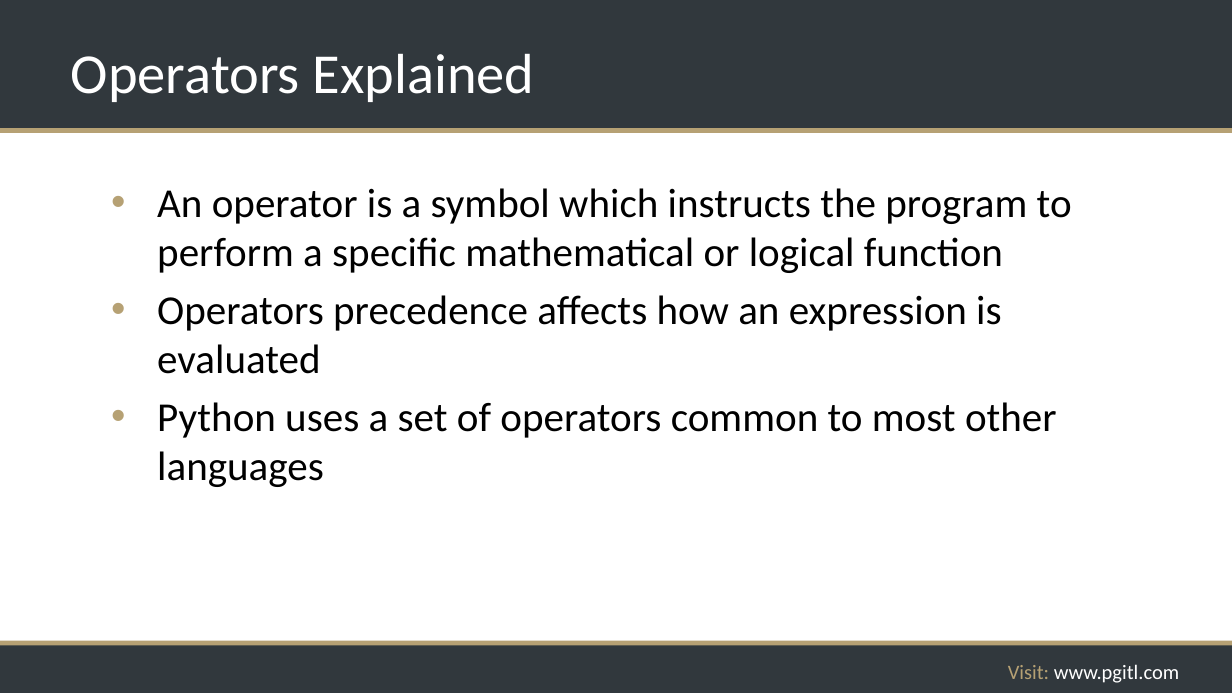
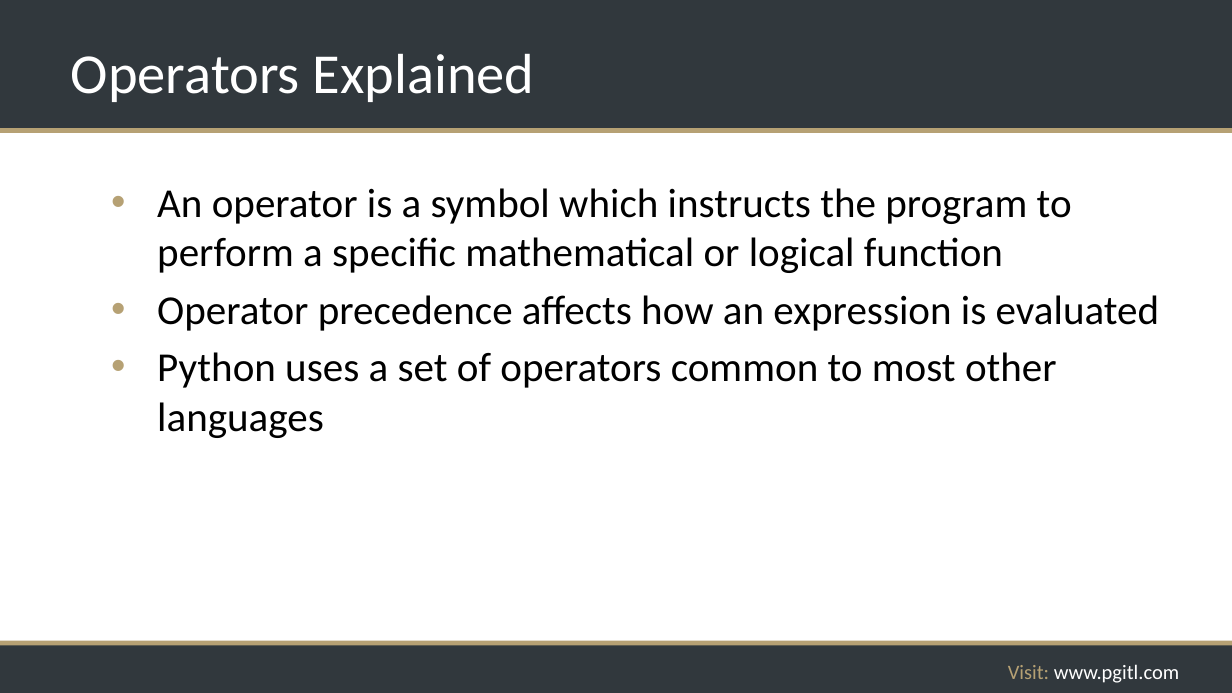
Before and after one commit to rikkouri/project-a, a slide deck: slide 76 of Programming Foundations.pptx (slide 74 before the commit). Drawn at 1232x693 pixels with LibreOffice and Linux fonts; fonts in the diff are those of the drawing; background and template pictures are left out. Boxes give left, top, right and bottom in pixels: in the first picture for what was removed or moved away, otherwise in the second. Text is boxed around its words. In the diff, an @@ line names an element or a change of style, - is before the commit and + after.

```diff
--- a/Programming Foundations.pptx
+++ b/Programming Foundations.pptx
@@ text at <box>157,295,1160,331</box>: text changed @@
-• Operators precedence affects how an expression is evaluated
+• Operator precedence affects how an expression is evaluated
```
Also in this commit, not shown: 3 other slides changed, 6 slides added, 2 slides removed, 2 other files.
